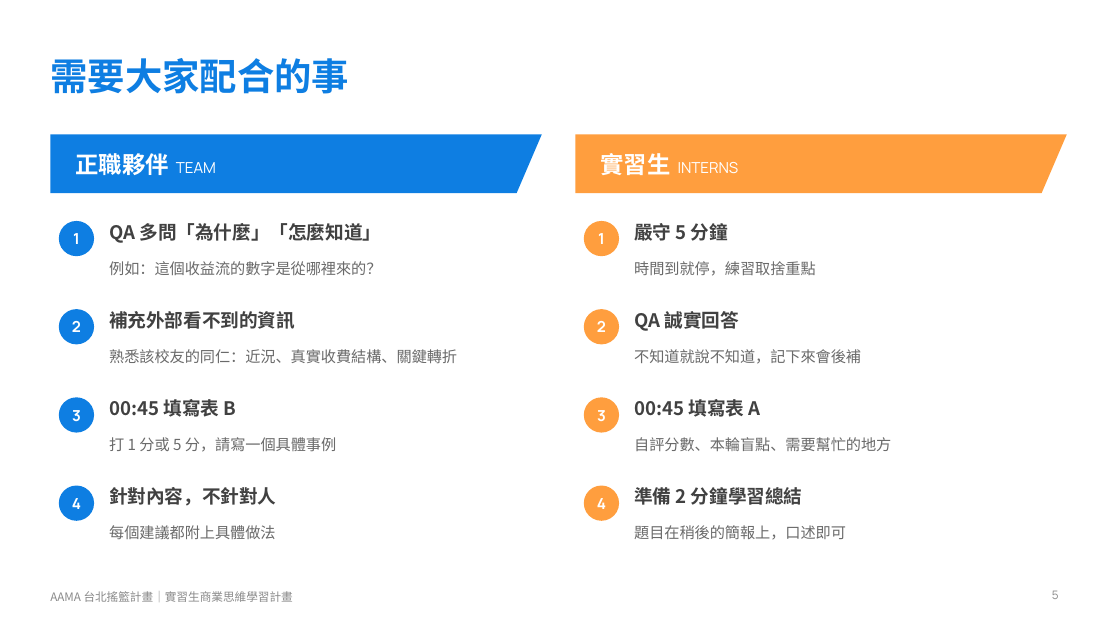
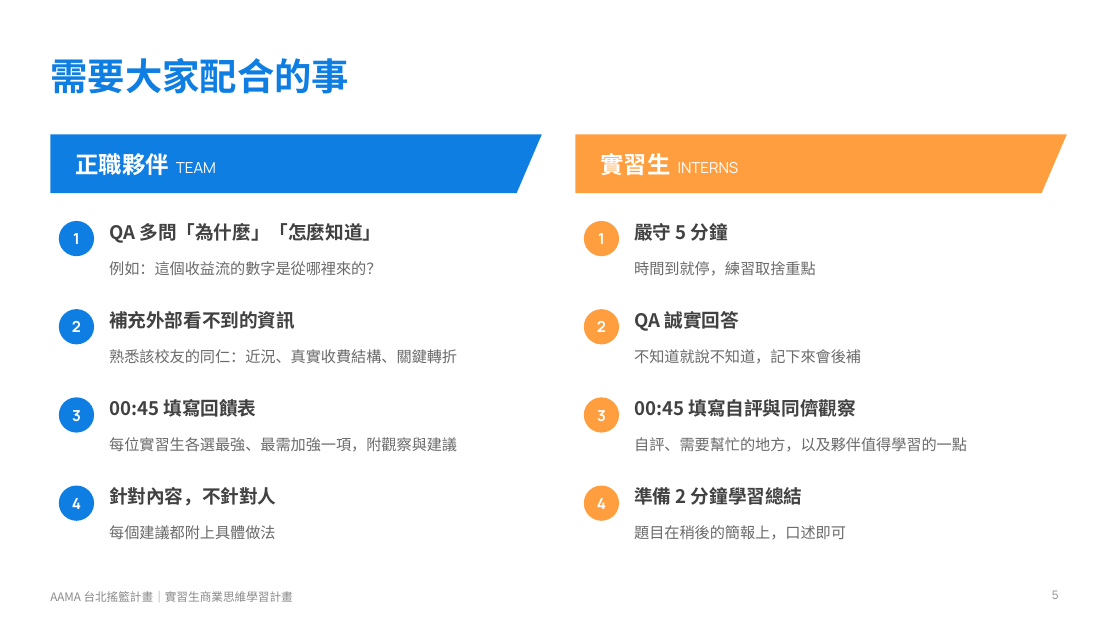
Before and after one commit to wuyiling0606-rgb/wuyiling0606-rgb, a slide deck: slide 5 of 實習生商業模式演練/AAMA_實習生商業模式演練_R1訂閱制.pptx. Drawn at 1120x630 pixels with LibreOffice and Linux fonts; fonts in the diff are those of the drawing. Boxes give left, top, right and bottom in pixels: in the first picture for what was removed or moved away, otherwise in the second. Text is boxed around its words. In the diff, an @@ line names an element or a change of style, - is before the commit and + after.

```diff
--- a/實習生商業模式演練/AAMA_實習生商業模式演練_R1訂閱制.pptx
+++ b/實習生商業模式演練/AAMA_實習生商業模式演練_R1訂閱制.pptx
@@ text at [109, 399, 256, 417]: text changed @@
-00:45 填寫表 B
+00:45 填寫回饋表
@@ text at [634, 399, 855, 417]: text changed @@
-00:45 填寫表 A
+00:45 填寫自評與同儕觀察
@@ text at [109, 437, 457, 452]: text changed @@
-打 1 分或 5 分，請寫一個具體事例
+每位實習生各選最強、最需加強一項，附觀察與建議
@@ text at [634, 437, 967, 452]: text changed @@
-自評分數、本輪盲點、需要幫忙的地方
+自評、需要幫忙的地方，以及夥伴值得學習的一點
```
Also in this commit, not shown: 1 other slide changed, 3 other files.
